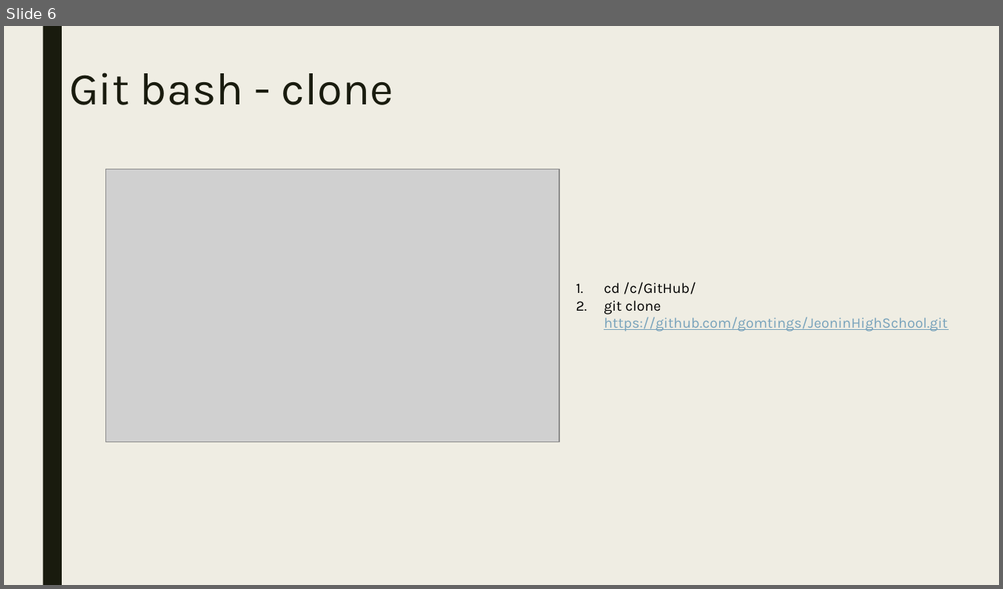
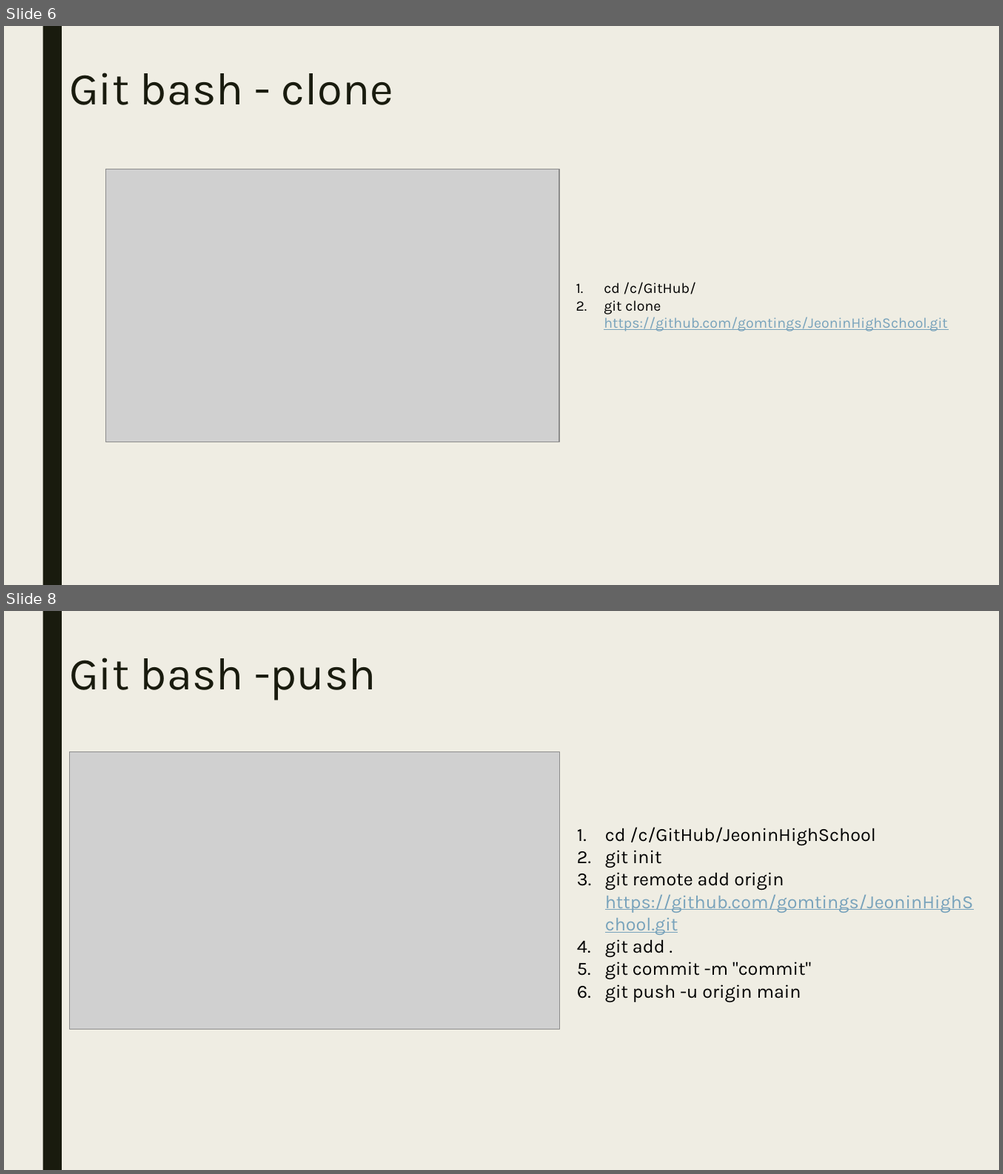
Before and after one commit to gomtings/JeoninHighSchool, a slide deck: 수업교제/python_calss5.pptx. Shown one above the other, each under a label of ours: slide 6 before the commit, slides 6 and 8 after it; the slides between them are not shown. The pictures are 1003x589 and 1003x1174 pixels, drawn with LibreOffice and Linux fonts; fonts in the diff are those of the drawing; grey boxes stand for pictures. Boxes give left, top, right and bottom in pixels: in the first picture for what was removed or moved away, otherwise in the second. Text is boxed around its words. In the diff, an @@ line names an element or a change of style, - is before the commit and + after.

```diff
--- a/수업교제/python_calss5.pptx
+++ b/수업교제/python_calss5.pptx
@@ slide 8 added at (4, 611, 999, 1170), background #EFEDE3; not listed: 1 template element that a slide beside it also shows @@
@@ title added at (69, 658, 375, 701), 44 pt, text #191B0E @@
+Git bash -push
@@ picture added at (69, 752, 559, 1031) @@
@@ text added at (605, 827, 973, 1002), 18 pt, text #000000 @@
+1. cd /c/GitHub/JeoninHighSchool
+2. git init
+3. git remote add origin https://github.com/gomtings/JeoninHighSchool.git
+4. git add .
+5. git commit -m "commit"
+6. git push -u origin main
```
Also in this commit, not shown: 1 slide changed.
